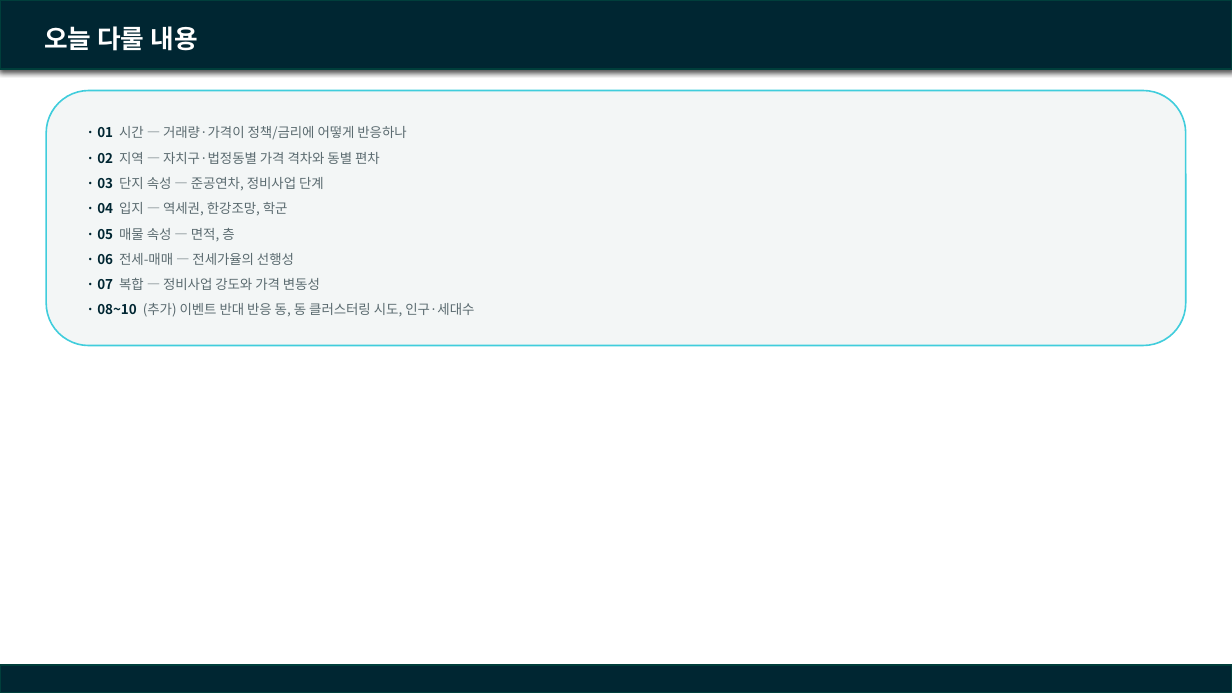
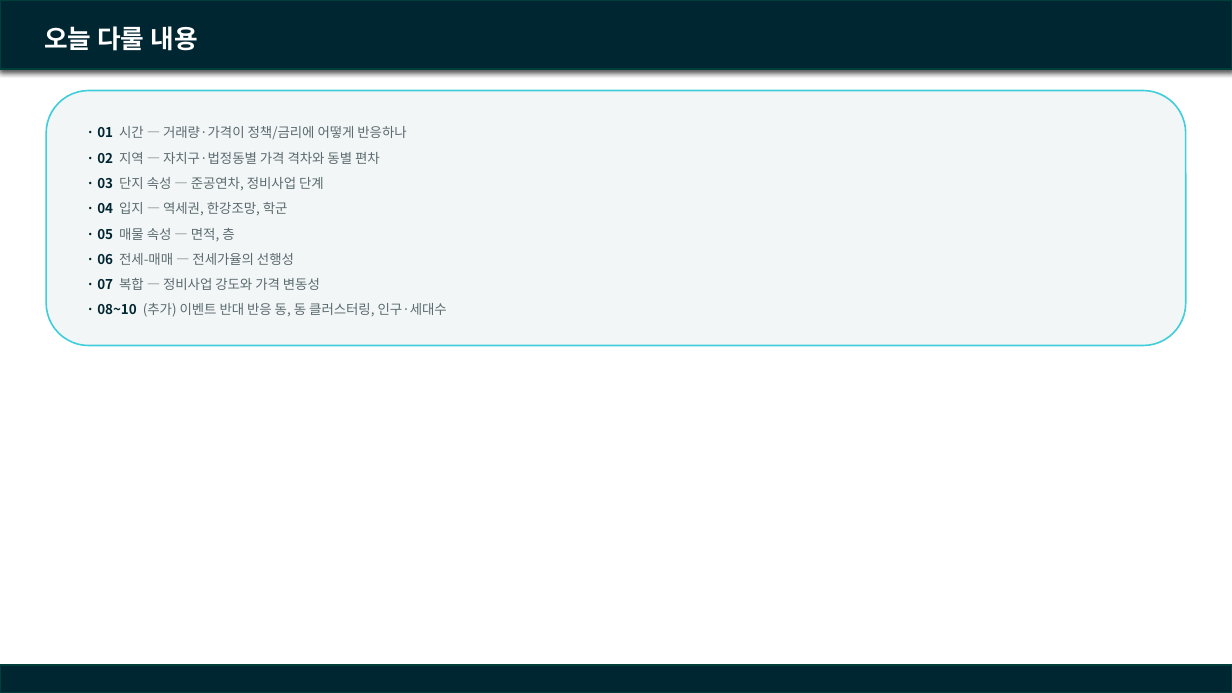
Before and after one commit to SunooJ-KR/Boomingup, a slide deck: slide 2 of eda/docs/260916_team_meeting.pptx. Drawn at 1232x693 pixels with LibreOffice and Linux fonts; fonts in the diff are those of the drawing; background and template pictures are left out. Boxes give left, top, right and bottom in pixels: in the first picture for what was removed or moved away, otherwise in the second. Text is boxed around its words. In the diff, an @@ line names an element or a change of style, - is before the commit and + after.

Commit message:
docs(eda): 9번 축 슬라이드를 클러스터링 재설계 결과로 갱신
동 클러스터링이 의미있는 결과를 얻게 되어, 기존 "해석 불가" 슬라이드를
새 결과(251개 동 6개 그룹, 자치구별로 설명 가능한 구성)로 교체했다.
결론·한계·다음 단계 슬라이드에서도 이제 완료된 항목(클러스터링 재설계,
다변량 회귀)을 반영해 남은 후속 작업만 남겼다.

```diff
--- a/eda/docs/260916_team_meeting.pptx
+++ b/eda/docs/260916_team_meeting.pptx
@@ text in rounded rectangle at (x1=97, y1=303, x2=447, y2=317): text changed @@
-· 08~10 (추가) 이벤트 반대 반응 동, 동 클러스터링 시도, 인구·세대수
+· 08~10 (추가) 이벤트 반대 반응 동, 동 클러스터링, 인구·세대수
```
Also in this commit, not shown: 2 other slides changed, 1 other file.
